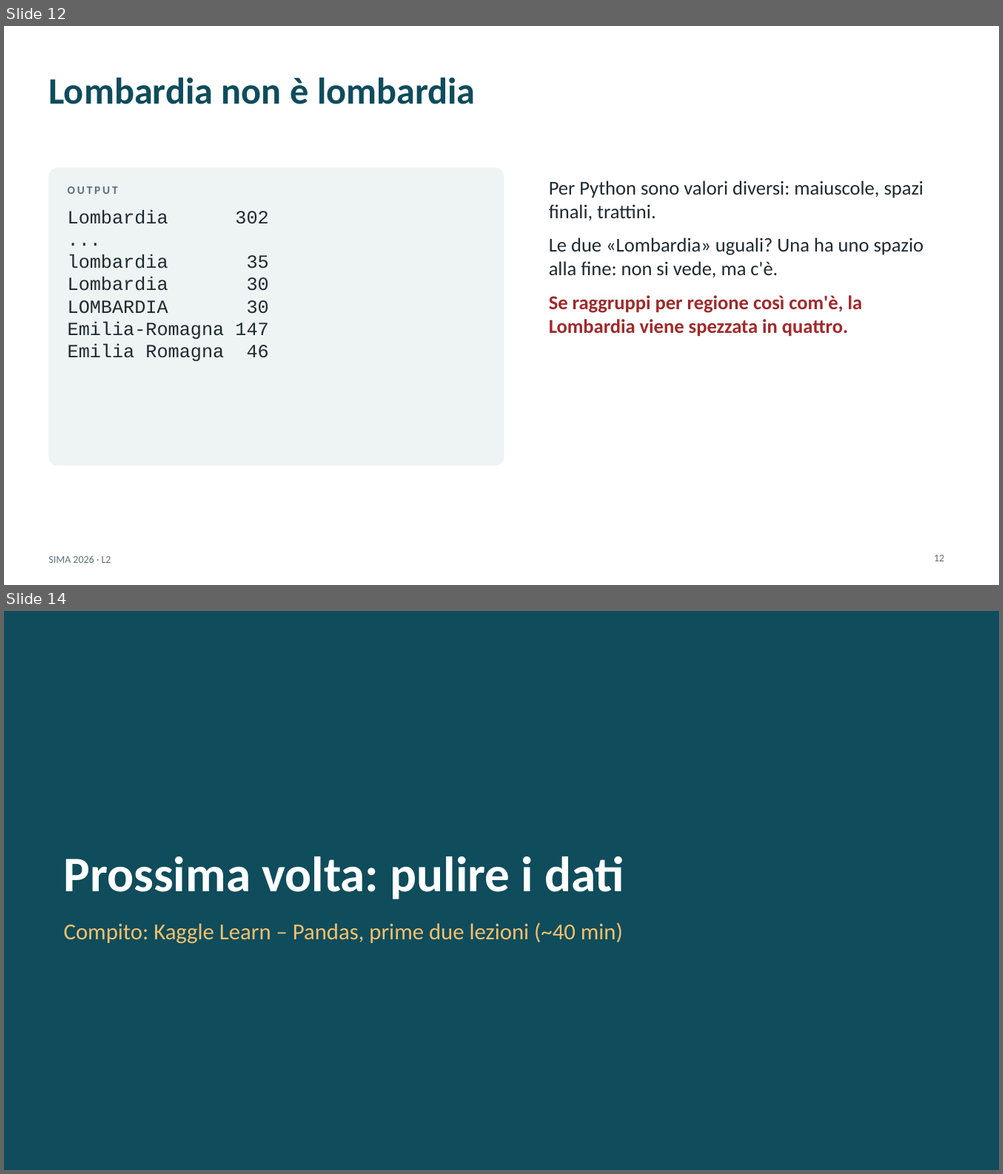
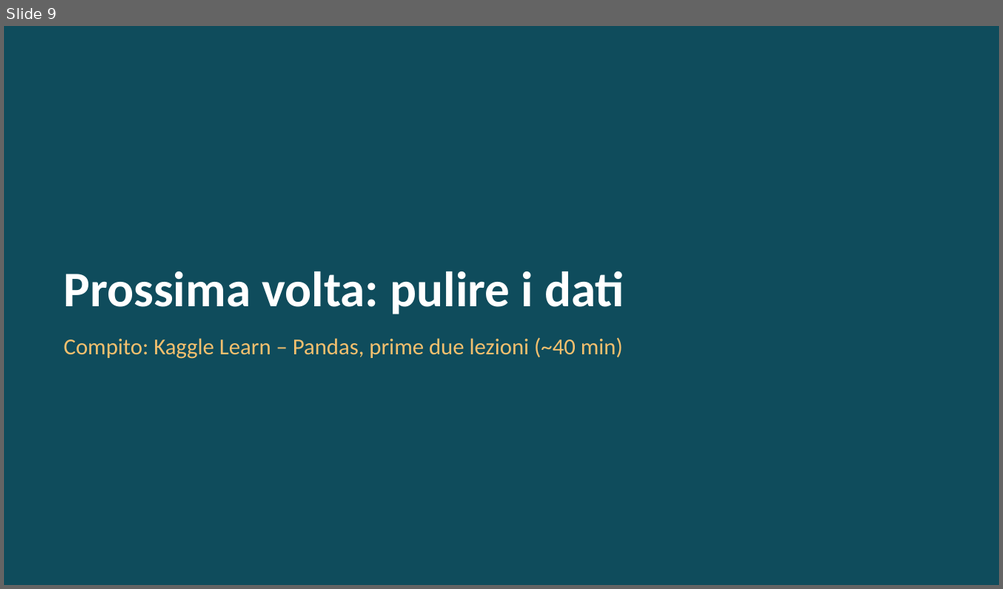
Before and after one commit to andrealorenzon/SIMA2026, a slide deck: lezioni/L02_conosci_il_dataset/slide.pptx. Shown one above the other, each under a label of ours: slides 12 and 14 before the commit, slide 9 after it; the slides between them are not shown. The pictures are 1003x1174 and 1003x589 pixels, drawn with LibreOffice and Linux fonts; fonts in the diff are those of the drawing. Boxes give left, top, right and bottom in pixels: in the first picture for what was removed or moved away, otherwise in the second. Text is boxed around its words. In the diff, an @@ line names an element or a change of style, - is before the commit and + after.

```diff
--- a/lezioni/L02_conosci_il_dataset/slide.pptx
+++ b/lezioni/L02_conosci_il_dataset/slide.pptx
@@ slide 12 removed at (4, 26, 999, 585), background #FFFFFF @@
@@ title removed at (48, 77, 475, 104) @@
-Lombardia non è lombardia
@@ rounded rectangle removed at (48, 168, 504, 466) @@
@@ text removed at (549, 181, 924, 337) @@
-Per Python sono valori diversi: maiuscole, spazi finali, trattini.
-Le due «Lombardia» uguali? Una ha uno spazio alla fine: non si vede, ma c'è.
-Se raggruppi per regione così com'è, la Lombardia viene spezzata in quattro.
@@ text removed at (68, 187, 118, 194) @@
-OUTPUT
@@ text removed at (68, 210, 269, 362) @@
-Lombardia 302
-...
-lombardia 35
-Lombardia 30
-LOMBARDIA 30
-Emilia-Romagna 147
-Emilia Romagna 46
@@ text removed at (48, 556, 111, 563) @@
-SIMA 2026 · L2
@@ page number removed at (933, 555, 944, 562) @@
-12
@@ what was slide 14 is now slide 9 @@
```
Also in this commit, not shown: 4 other slides removed, 6 other files.
